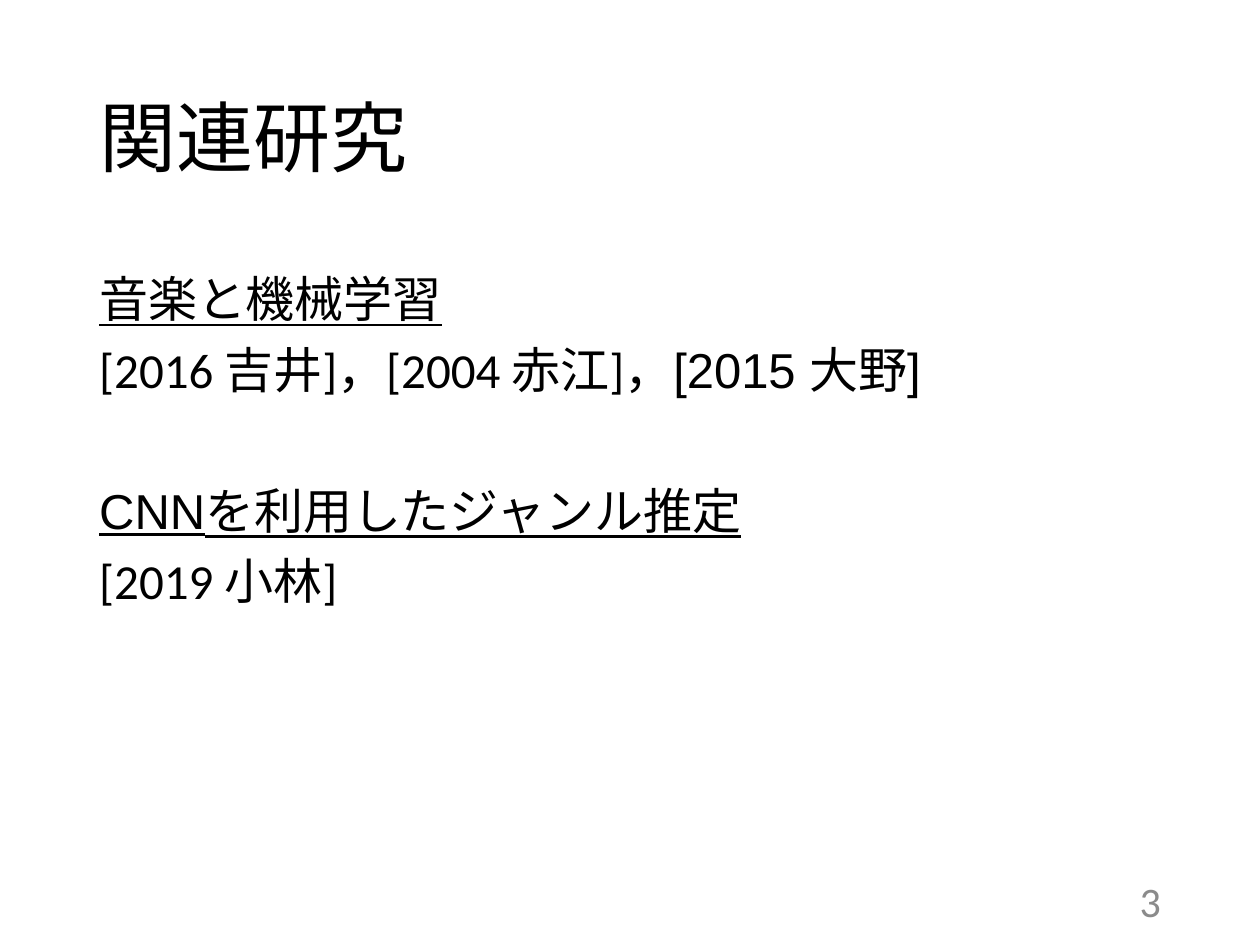
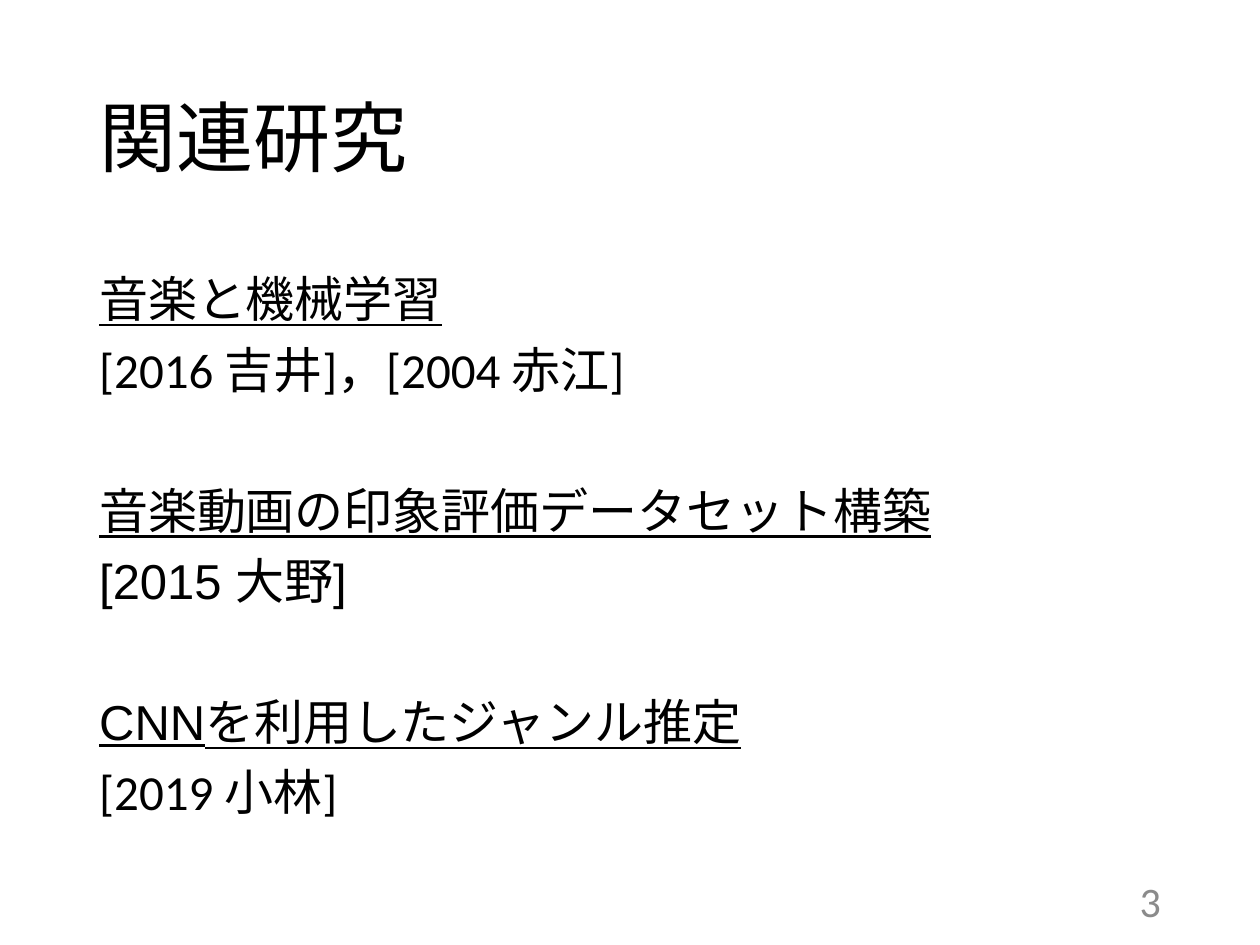
Before and after one commit to kait-takanolab/1821144-yoshii-thesis, a slide deck: slide 3 of 発表用スライド/1821144_卒研発表.pptx. Drawn at 1260x945 pixels with LibreOffice and Linux fonts; fonts in the diff are those of the drawing. Boxes give left, top, right and bottom in pixels: in the first picture for what was removed or moved away, otherwise in the second. Text is boxed around its words. In the diff, an @@ line names an element or a change of style, - is before the commit and + after.

Commit message:
1/19

```diff
--- a/発表用スライド/1821144_卒研発表.pptx
+++ b/発表用スライド/1821144_卒研発表.pptx
@@ text at box(99, 346, 931, 610): text changed; font Calibri to Arial @@
-[2016 吉井]，[2004 赤江]，[2015 大野]
+[2016 吉井]，[2004 赤江]
+音楽動画の印象評価データセット構築
+[2015 大野]
```
